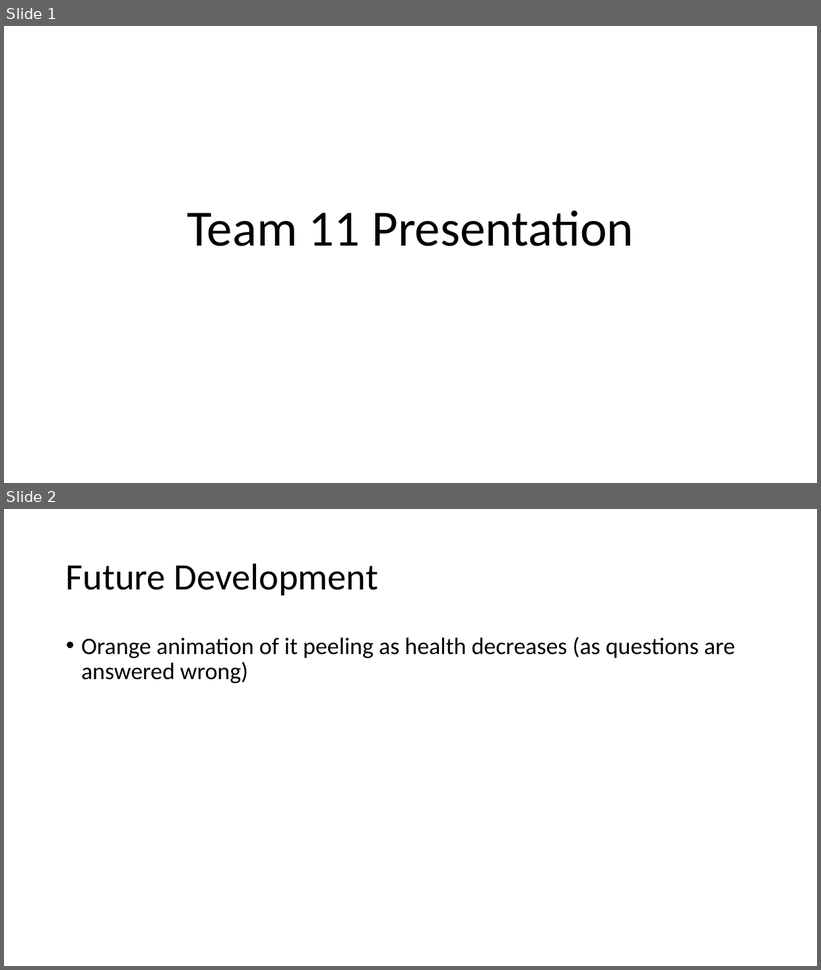
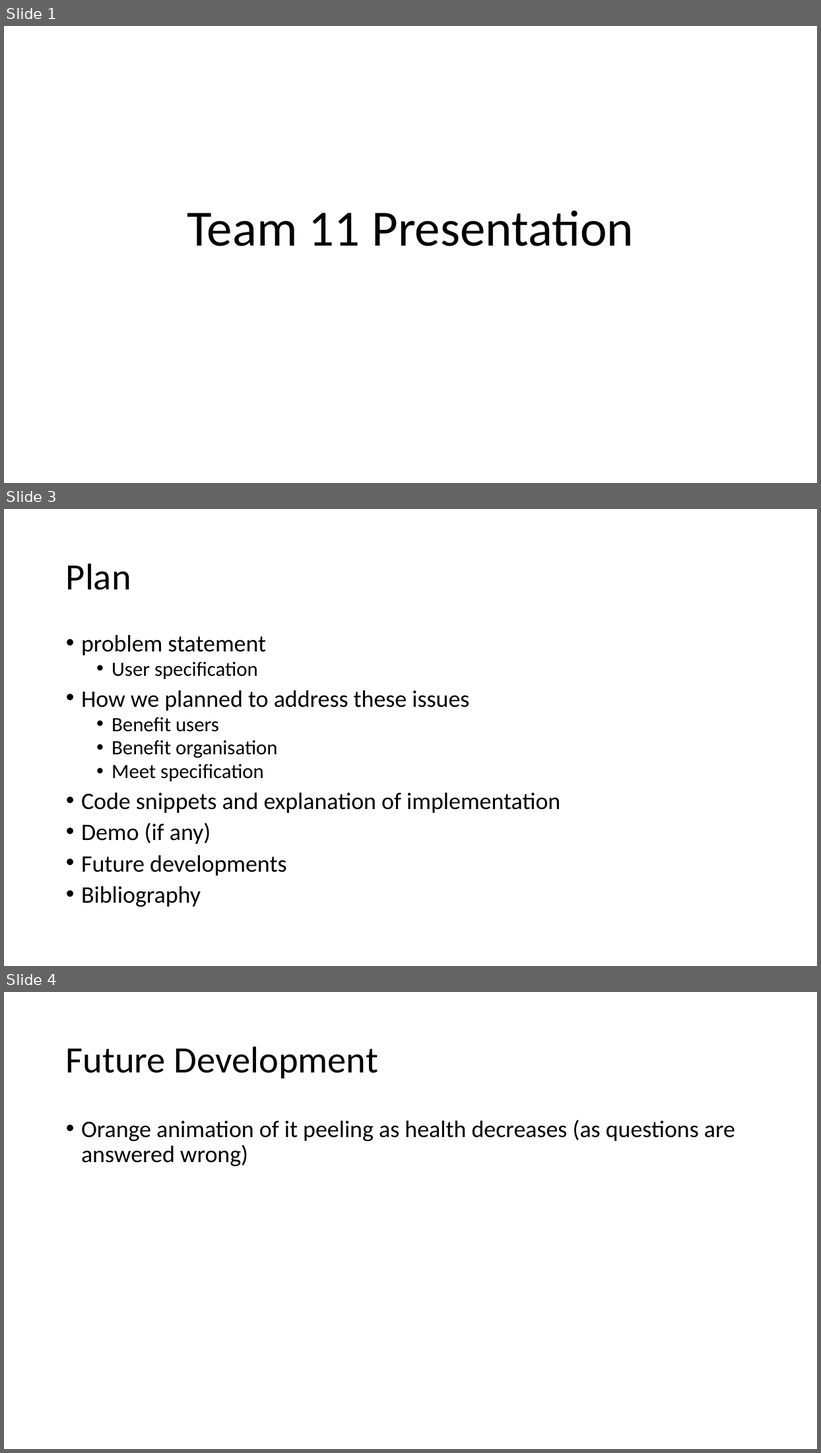
Before and after one commit to Ldn2016/team-11, a slide deck: _presentation/Team 11 Presentation.pptx. Shown one above the other, each under a label of ours: slides 1 and 2 before the commit, slides 1, 3 and 4 after it; the slides between them are not shown. The pictures are 821x970 and 821x1453 pixels, drawn with LibreOffice and Linux fonts; fonts in the diff are those of the drawing. Boxes give left, top, right and bottom in pixels: in the first picture for what was removed or moved away, otherwise in the second. Text is boxed around its words. In the diff, an @@ line names an element or a change of style, - is before the commit and + after.

```diff
--- a/_presentation/Team 11 Presentation.pptx
+++ b/_presentation/Team 11 Presentation.pptx
@@ slide 3 added at bbox=[4, 509, 817, 966], background #FFFFFF @@
@@ title added at bbox=[66, 563, 131, 590], 44 pt, text #000000 @@
+Plan
@@ text added at bbox=[81, 635, 560, 907], 28 pt, text #000000 @@
+• problem statement
+  • User specification
+• How we planned to address these issues
+  • Benefit users
+  • Benefit organisation
+  • Meet specification
+• Code snippets and explanation of implementation
+• Demo (if any)
+• Future developments
+• Bibliography
@@ what was slide 2 is now slide 4 @@
```
Also in this commit, not shown: 1 slide changed, 2 other slides added.
